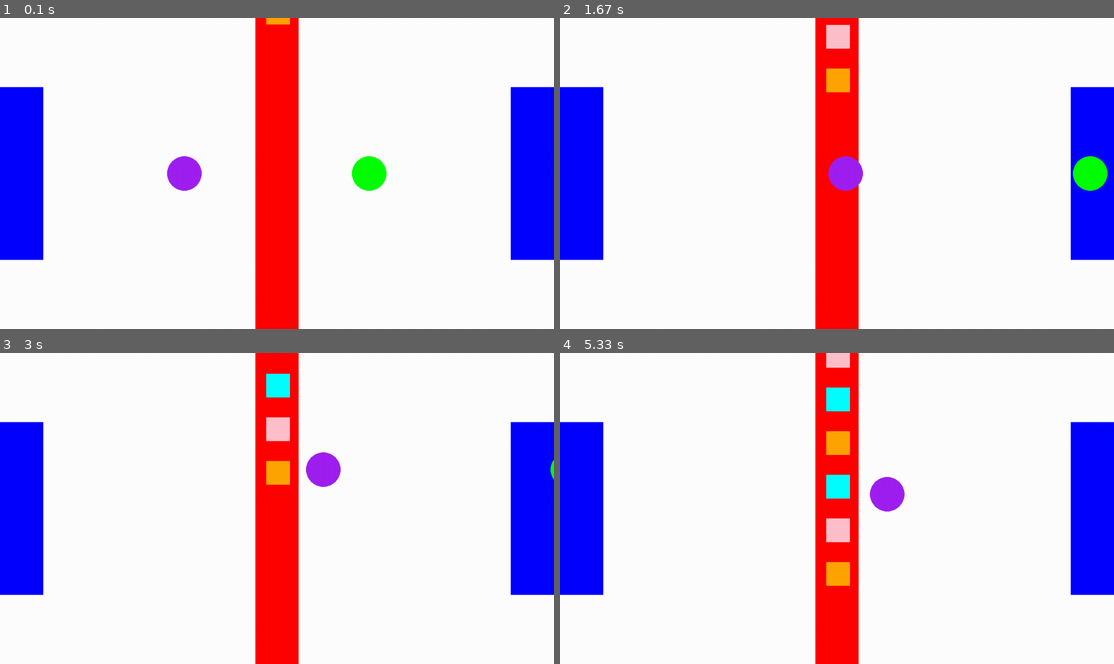
Above: before the commit, frames 1-4 (two rows, left to right).
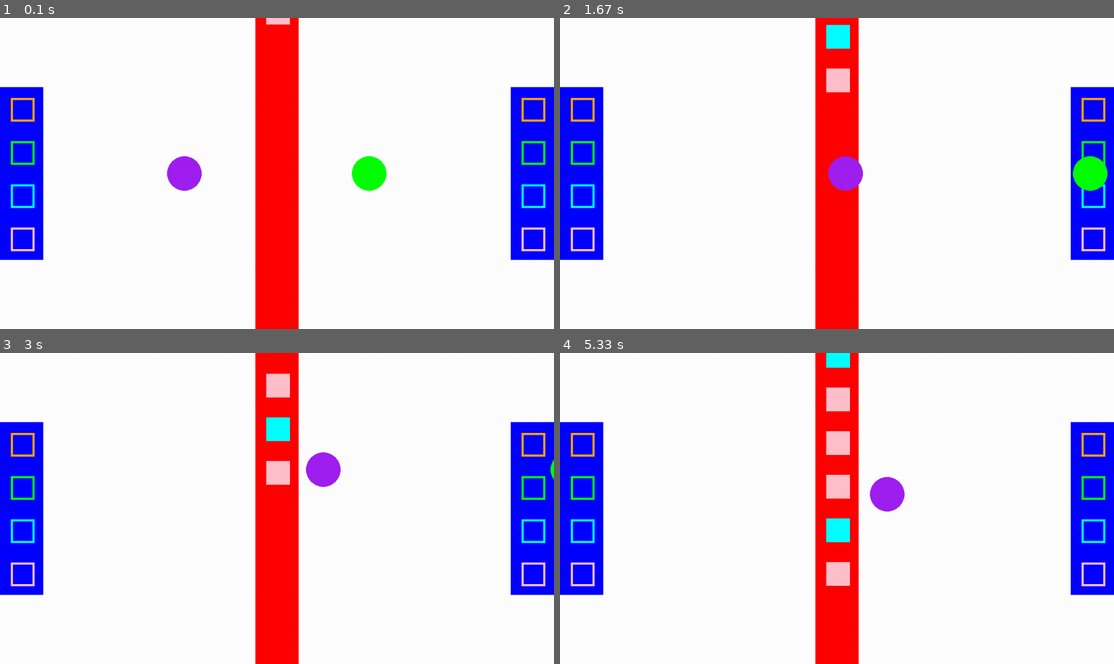
Above: after the commit, the same moments.

Repository: michlima/pygame-project
Game: pygame game, started from main.py
Two runs of this game, one before a commit and one after it. Both use one fixed random seed, a clock stepped at 60 frames per second and the inputs below.
Inputs:
- Up to frame 1 (0.1 s): no input
- Up to frame 2 (1.67 s): hold Space 0.33-0.8 s; hold Right 0.33-0.8 s; hold / 0.83-1.3 s; hold Right 0.83-1.3 s; hold D 0.83-1.3 s; hold Right from 1.33 s (still down); hold D from 1.33 s (still down)
- Up to frame 3 (3 s): release Right at 1.8 s; release D at 1.8 s; hold Up 1.83-2.13 s; hold W 1.83-2.13 s; hold Right 2.17-2.63 s; hold D 2.17-2.63 s; hold Left from 2.67 s (still down); hold A from 2.67 s (still down)
- Up to frame 4 (5.33 s): release Left at 3.2 s; release A at 3.2 s; hold Down 3.23-3.53 s; hold S 3.23-3.53 s; hold Left 3.57-3.97 s; hold A 3.57-3.97 s; hold Up 4-4.37 s; hold W 4-4.37 s; hold Right 4.4-5.03 s; hold D 4.4-5.03 s; hold Down from 5.07 s (still down); hold S from 5.07 s (still down)

The runs differ from the first frame. In frame 1, 1.1% of the frame differs, in the area x 1-99%, y 0-76%; in frame 2, 1.7%; in frame 3, 2.1%; in frame 4, 3.0%.

Commit message:
player one dropping boxes

Diff:
--- a/main.py
+++ b/main.py
@@ -2,8 +2,12 @@
 import random
 
 def drawConveyer(screen,x,y,color, w,h):
-    #                                                           xAxis              y  width height
-    return pygame.draw.rect(screen, color, pygame.Rect(x, y, w,h))
+    #                                                        xAxis              y  width height
+    pygame.draw.rect(screen, color, pygame.Rect(x, y, w,h))
+
+def drawRectBorders(screen,color ,rect):
+    pygame.draw.rect(screen, color, rect,5)
+
 
 def conveyBoxes(queuedBoxes, screen):
     conveyerVelocity = pygame.math.Vector2(1, 1)
@@ -30,70 +34,103 @@
             break
     return {"newQueue": newBoxes, "boxPicked": removedBox}
 
+def drawDropOffs(screen):
+    colors = ["orange", "green", "cyan", "pink"]
+    y = screen.get_height() / 2 - 175
+
+    for color in colors:
+        drawRectBorders(screen, color,((screen.get_width() - 75,y,55,55)))
+        drawRectBorders(screen, color,((25,y,55,55)))
+        y = y +100
+
+
+
+def dropBox(screen,playerOne, playerPosition,box):
+    x, y = 25, screen.get_height() / 2 - 175
+    if playerOne == False:
+        x = screen.get_width() - 75
+
+    orangeDrop = {"location": abs(y - 75), "color": "orange"} # orange
+    greenDrop = {"location": abs(y + 25), "color": "green"}  # green
+    cyanDrop =  {"location": abs(y + 125), "color": "cyan"} # cyan
+    pinkDrop = {"location": abs(y + 225), "color": "pink"} # pink
+    dropOffs = [orangeDrop, greenDrop, cyanDrop, pinkDrop]
+    for dropOff in dropOffs:
+        if abs(playerPosition.x - x) < 200 and abs(playerPosition.y - dropOff["location"] - 100) < 50:
+            if dropOff["color"] == box["color"]:
+                return True
+
+    return False
+
+
+def drawScreenObjects(screen):
+    drawConveyer(screen, screen.get_width() / 2 - 50,0,"red",100,screen.get_height())
+    drawConveyer(screen, screen.get_width() - 100,screen.get_height() / 2 - 200,"blue",100,400)
+    drawConveyer(screen, 0,screen.get_height() / 2 - 200,"blue",100,400)
+    drawDropOffs(screen)
+
 def main():
     pygame.init()
     screen = pygame.display.set_mode((1280, 720))
     clock = pygame.time.Clock()
     dt, count, running, queuedBoxes = 0 , 100, True, []
 
-    # player position               x Axis                  y axis
-    player_pos = pygame.Vector2(screen.get_width() / 3, screen.get_height() / 2)
-    player_one_box = False
-
-    player2_pos = pygame.Vector2(screen.get_width() / 1.5, screen.get_height() / 2)
-    player_two_box = False
+    player_pos = pygame.Vector2(screen.get_width() / 3, screen.get_height() / 2)    # defines player position
+    player2_pos = pygame.Vector2(screen.get_width() / 1.5, screen.get_height() / 2) # defines player position
+
+    player_one_box = False # defines box player one is holding
+    player_two_box = False # defines box player two is holding
 
     PLAYER_RADIUS = 40  # Defining the Size of the player
-
 
     # while game is running
     while running:
         screen.fill("white")
         ## draw coveyer table
-        drawConveyer(screen, screen.get_width() / 2 - 50,0,"red",100,screen.get_height())
-        drawConveyer(screen, screen.get_width() - 100,screen.get_height() / 2 - 200,"blue",100,400)
-        drawConveyer(screen, 0,screen.get_height() / 2 - 200,"blue",100,400)
-
-
-
-
-
-        count +=1
-
-        ## creates boxes every 100 frames if boxes can fit in conveyer belt
+        drawScreenObjects(screen)
+        count +=1 # count to send new boxes in conveyer
+
+        # creates boxes every 100 count
         if count > 100 :
+            colors = ["orange", "green", "cyan", "pink"]
+            randomPoints = random.randrange(1,4,1)
+            queuedBoxes.append({"rect": pygame.Rect(screen.get_width() / 2 - 25, -50, 55, 55), "points": randomPoints,"color":colors[randomPoints]})
             count = 0
-            colors = ["orange", "green", "cyan", "pink", "gray"]
-            randomPoints = random.randrange(0,4,1)
-            queuedBoxes.append({"rect": pygame.Rect(screen.get_width() / 2 - 25, -50, 55, 55), "points": randomPoints,"color":colors[randomPoints]})
-
-
-        # poll for events
-        # pygame.QUIT event means the user clicked X to close your window
+
+
+        # Player picks boxes
         for event in pygame.event.get():
             if event.type == pygame.QUIT:
                 running = False
+            # PLayer one pick / drop box
             if event.type == pygame.KEYDOWN:
                 if event.key == pygame.K_SPACE:
-                    newBoxes = pickBox( queuedBoxes, player_pos)
-                    queuedBoxes = newBoxes["newQueue"]
-                    if newBoxes["boxPicked"] != False:
-                        player_one_box = newBoxes["boxPicked"]
-                        player_one_box["rect"].y = player_pos.y - 100
-                        player_one_box["rect"].x = player_pos.x - 30
-            if event.type == pygame.QUIT:
-                running = False
+                    if(player_one_box): # if player is holding box then drop box
+                        boxDropped = dropBox(screen,True,player_pos,player_one_box)
+                        if(boxDropped):
+                            # What happens when player drops box off
+                            player_one_box = False
+                    else: # if player is NOT holding box then drop box
+                        newBoxes = pickBox(queuedBoxes, player_pos)
+                        queuedBoxes = newBoxes["newQueue"]
+                        if newBoxes["boxPicked"] != False:
+                            player_one_box = newBoxes["boxPicked"]
+                            player_one_box["rect"].y = player_pos.y - 100
+                            player_one_box["rect"].x = player_pos.x - 30
+
             if event.type == pygame.KEYDOWN:
                 if event.key == pygame.K_SLASH:
-                    newBoxes = pickBox( queuedBoxes, player2_pos)
-                    queuedBoxes = newBoxes["newQueue"]
-                    if newBoxes["boxPicked"] != False:
-                        player_two_box = newBoxes["boxPicked"]
-                        player_two_box["rect"].y = player2_pos.y -100
-                        player_two_box["rect"].x = player2_pos.x -30
+                    if(player_two_box):
+                        dropBox(screen,True,player2_pos, player_two_box)
+                    else:
+                        newBoxes = pickBox( queuedBoxes, player2_pos)
+                        queuedBoxes = newBoxes["newQueue"]
+                        if newBoxes["boxPicked"] != False:
+                            player_two_box = newBoxes["boxPicked"]
+                            player_two_box["rect"].y = player2_pos.y -100
+                            player_two_box["rect"].x = player2_pos.x -30
 
         # draw and move boxes on conveyer
-
         conveyBoxes(queuedBoxes, screen)
 
         # Draw player position
